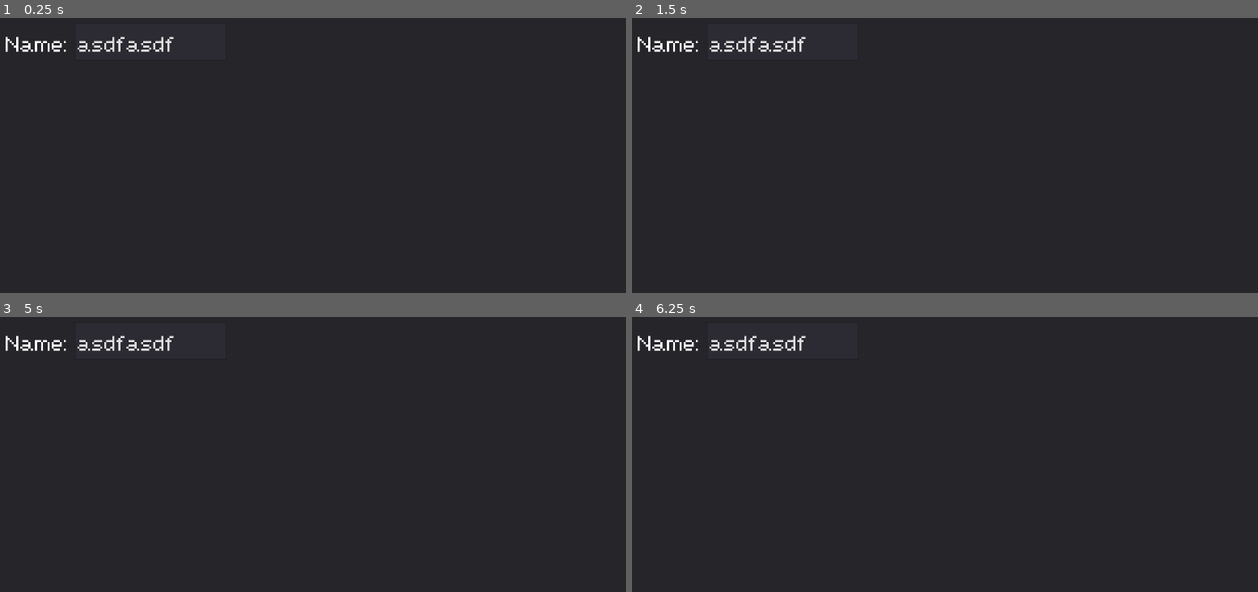
Above: before the commit, frames 1-4 (two rows, left to right).
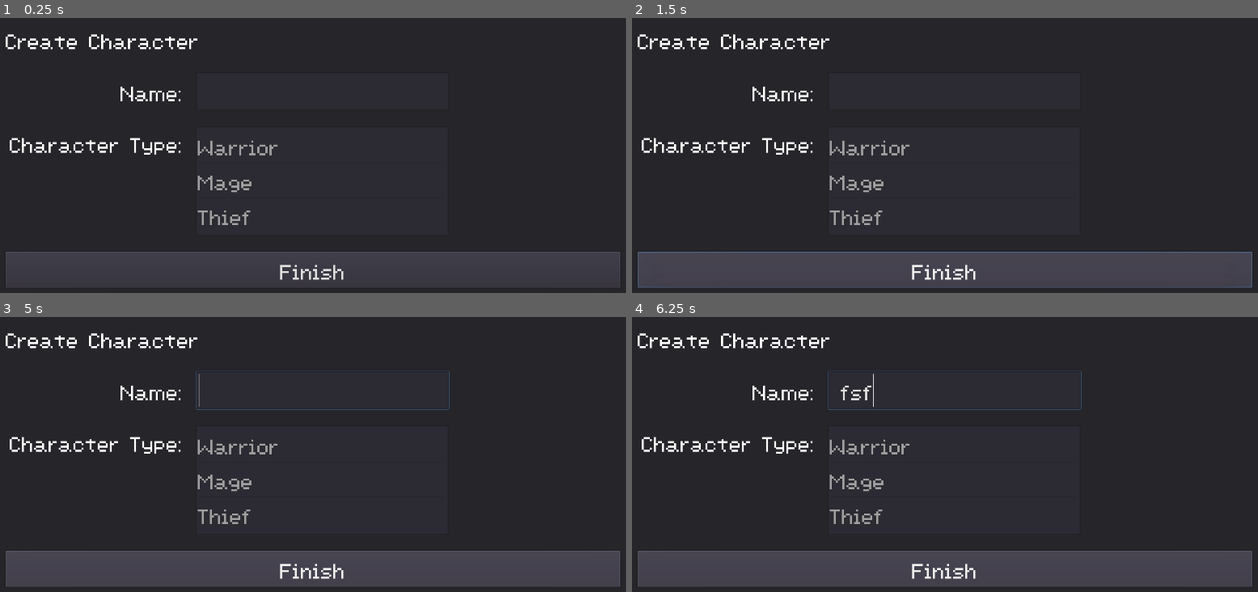
Above: after the commit, the same moments.

Repository: majormunky/MiniRPG
Game: Godot game, scene res://scenes/CreatePlayer.tscn
Same seed, same stepped clock (60 frames per second), same inputs: the game is played once before the commit and once after it. This scene is started directly instead of the project's main scene.
Inputs (mouse positions are in pixels of both pictures, inside the frame that each line leads up to):
- Up to frame 1 (0.25 s): no input
- Up to frame 2 (1.5 s): click (945, 271) at 0.5 s, where only the run after the commit has a clickable "Finish"; tap Enter at 1.25 s; hold D (walk_right) from 1.28 s (still down); hold F (inspect) from 1.28 s (still down)
- Up to frame 3 (5 s): tap Space at 2, 3.5 s; release D (walk_right) at 2.03 s; release F (inspect) at 2.03 s; hold S (walk_down) 2.03-2.78 s; tap F (inspect) at 2.1, 3.6 s; tap Enter at 2.75, 4.25 s; hold D (walk_right) 2.78-3.53 s; hold F (inspect) 2.78-3.53 s; hold W (walk_up) 3.53-4.28 s; hold A (walk_left) from 4.28 s (still down); hold F (inspect) from 4.28 s (still down); tap Tab (menu) at 4.9 s
- Up to frame 4 (6.25 s): tap Space at 5 s; release F (inspect) at 5.03 s; tap F (inspect) at 5.1 s; release A (walk_left) at 5.78 s; hold S (walk_down) from 5.78 s (still down); hold F (inspect) from 5.78 s (still down)

The runs differ from the first frame. In frame 1, 10% of the frame differs, in the area x 0-100%, y 5-98%; in frame 2, 15%, in the area x 0-100%, y 5-99%; in frame 3, 15%; in frame 4, 15%.

Commit message:
Setup the menus to choose a name and a character type

Diff:
--- a/project.godot
+++ b/project.godot
@@ -13,6 +13,10 @@
 config/name="RPG3"
 run/main_scene="res://scenes/Game.tscn"
 config/icon="res://icon.png"
+
+[autoload]
+
+PlayerData="*res://scripts/PlayerData.gd"
 
 [display]
 
--- /dev/null
+++ b/scenes/CreatePlayer.gd
@@ -0,0 +1,33 @@
+extends Control
+
+
+onready var char_type_menu = $MarginContainer/VBoxContainer/HBoxContainer/ItemList
+onready var name_input = $MarginContainer/VBoxContainer/NameInput/TextEdit
+
+var char_types = [
+	"Warrior",
+	"Mage",
+	"Thief"
+]
+
+func _ready():
+	for item in char_types:
+		char_type_menu.add_item(item)
+
+
+func _on_FinishButton_pressed():
+	var player_name = name_input.text
+	var player_type = char_type_menu.get_selected_items()
+
+	if len(player_type) == 0:
+		print("missing info")
+		return
+
+	if player_name == "":
+		print("missing info")
+		return
+
+	player_type = char_types[player_type[0]]
+
+	print("Player Type: ", player_type)
+	print("Player Name: ", player_name)
--- a/scenes/CreatePlayer.tscn
+++ b/scenes/CreatePlayer.tscn
@@ -1,10 +1,12 @@
-[gd_scene load_steps=2 format=2]
+[gd_scene load_steps=3 format=2]
 
 [ext_resource path="res://assets/MainTheme.tres" type="Theme" id=1]
+[ext_resource path="res://scenes/CreatePlayer.gd" type="Script" id=2]
 
 [node name="CreatePlayer" type="Control"]
 anchor_right = 1.0
 anchor_bottom = 1.0
+script = ExtResource( 2 )
 __meta__ = {
 "_edit_use_anchors_": false
 }
@@ -34,27 +36,75 @@
 margin_top = 32.0
 margin_right = 1248.0
 margin_bottom = 768.0
+custom_constants/separation = 32
+
+[node name="PageTitle" type="RichTextLabel" parent="MarginContainer/VBoxContainer"]
+margin_right = 1216.0
+margin_bottom = 15.0
+grow_horizontal = 2
+theme = ExtResource( 1 )
+text = "Create Character"
+fit_content_height = true
+scroll_active = false
 
 [node name="NameInput" type="HBoxContainer" parent="MarginContainer/VBoxContainer"]
+margin_top = 47.0
 margin_right = 1216.0
-margin_bottom = 75.0
-custom_constants/separation = 14
+margin_bottom = 122.0
+custom_constants/separation = 27
 
 [node name="Label" type="Label" parent="MarginContainer/VBoxContainer/NameInput"]
 margin_top = 5.0
-margin_right = 123.0
+margin_right = 350.0
 margin_bottom = 70.0
+rect_min_size = Vector2( 350, 0 )
 theme = ExtResource( 1 )
 text = "Name:"
+align = 2
 __meta__ = {
 "_edit_use_anchors_": false
 }
 
 [node name="TextEdit" type="LineEdit" parent="MarginContainer/VBoxContainer/NameInput"]
-margin_left = 137.0
-margin_right = 437.0
+margin_left = 377.0
+margin_right = 877.0
 margin_bottom = 75.0
-rect_min_size = Vector2( 300, 35 )
+rect_min_size = Vector2( 500, 35 )
 theme = ExtResource( 1 )
-text = "asdfasdf"
 max_length = 12
+
+[node name="HBoxContainer" type="HBoxContainer" parent="MarginContainer/VBoxContainer"]
+margin_top = 154.0
+margin_right = 1216.0
+margin_bottom = 349.0
+custom_constants/separation = 26
+
+[node name="VBoxContainer" type="VBoxContainer" parent="MarginContainer/VBoxContainer/HBoxContainer"]
+margin_right = 350.0
+margin_bottom = 195.0
+
+[node name="Label" type="Label" parent="MarginContainer/VBoxContainer/HBoxContainer/VBoxContainer"]
+margin_right = 350.0
+margin_bottom = 65.0
+rect_min_size = Vector2( 350, 0 )
+theme = ExtResource( 1 )
+text = "Character Type:"
+align = 2
+
+[node name="ItemList" type="ItemList" parent="MarginContainer/VBoxContainer/HBoxContainer"]
+margin_left = 376.0
+margin_right = 876.0
+margin_bottom = 195.0
+rect_min_size = Vector2( 500, 195 )
+theme = ExtResource( 1 )
+auto_height = true
+
+[node name="FinishButton" type="Button" parent="MarginContainer/VBoxContainer"]
+margin_top = 381.0
+margin_right = 1216.0
+margin_bottom = 452.0
+rect_min_size = Vector2( 200, 0 )
+theme = ExtResource( 1 )
+text = "Finish"
+
+[connection signal="pressed" from="MarginContainer/VBoxContainer/FinishButton" to="." method="_on_FinishButton_pressed"]
--- a/scenes/Game.gd
+++ b/scenes/Game.gd
@@ -7,7 +7,8 @@
 onready var player = $Player
 
 func _ready():
-	pass
+	print("Game Starting")
+	print("Player Name:", PlayerData.player_name)
 
 func _input(event):
 	if event.is_action_pressed("menu"):
--- /dev/null
+++ b/scripts/PlayerData.gd
@@ -0,0 +1,4 @@
+extends Node
+
+var player_name = "test user"
+var char_type = null
Binary file added: assets/characters/char1.png
Not shown, added: assets/characters/char1.png.import
Binary file added: assets/characters/char2.png
Not shown, added: assets/characters/char2.png.import
Binary file added: assets/characters/char3.png
Not shown, added: assets/characters/char3.png.import
